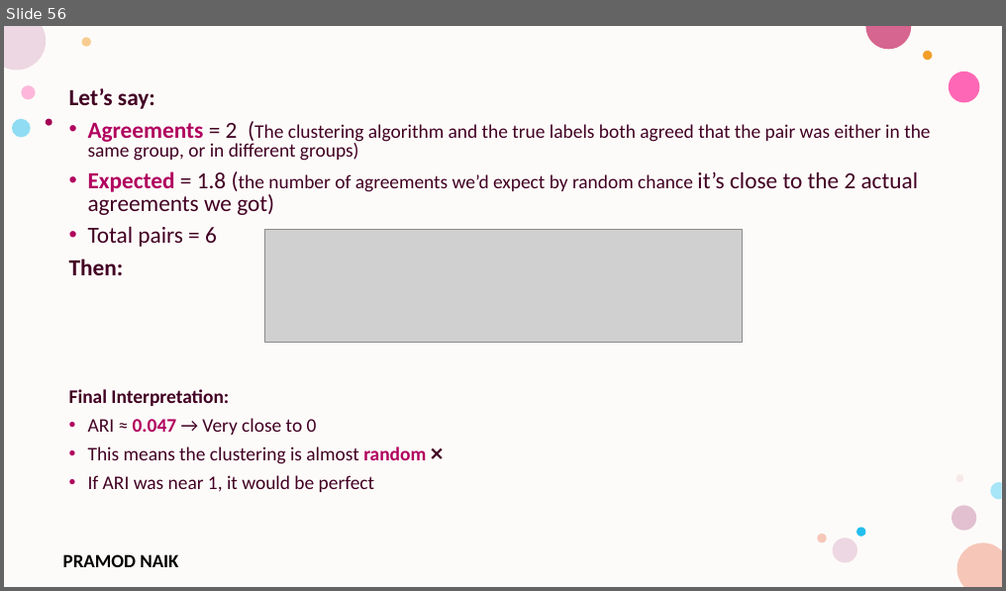
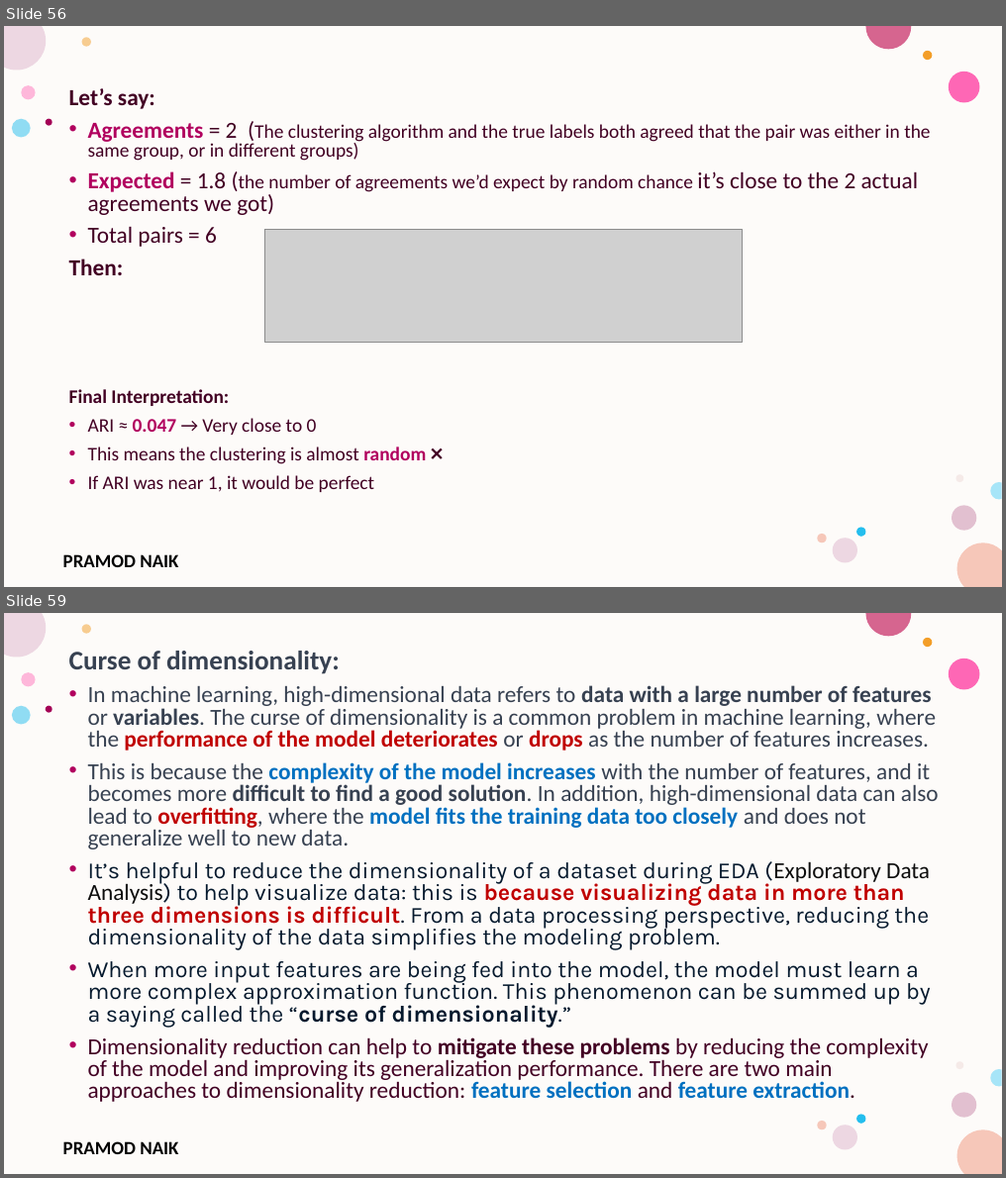
Before and after one commit to PRAMODNAIK-DEV/MCA-2nd-Sem-ML-Data-Analytics-Shridevi-College, a slide deck: Theory Class-Notes/Unit-3 Unsupervised Learning.pptx. Shown one above the other, each under a label of ours: slide 56 before the commit, slides 56 and 59 after it; the slides between them are not shown. The pictures are 1006x591 and 1006x1178 pixels, drawn with LibreOffice and Linux fonts; fonts in the diff are those of the drawing; grey boxes stand for pictures; background and template pictures are left out. Boxes give left, top, right and bottom in pixels: in the first picture for what was removed or moved away, otherwise in the second. Text is boxed around its words. In the diff, an @@ line names an element or a change of style, - is before the commit and + after.

```diff
--- a/Theory Class-Notes/Unit-3 Unsupervised Learning.pptx
+++ b/Theory Class-Notes/Unit-3 Unsupervised Learning.pptx
@@ slide 59 added at (4, 613, 1002, 1174), background #FFFFFF; not listed: 17 template elements that a slide beside it also shows @@
@@ text added at (69, 651, 939, 1102), 22.2 pt, text #374151 @@
+Curse of dimensionality:
+• In machine learning, high-dimensional data refers to data with a large number of features or variables. The curse of dimensionality is a common problem in machine learning, where the performance of the model deteriorates or drops as the number of features increases.
+• This is because the complexity of the model increases with the number of features, and it becomes more difficult to find a good solution. In addition, high-dimensional data can also lead to overfitting, where the model fits the training data too closely and does not generalize well to new data.
+• It’s helpful to reduce the dimensionality of a dataset during EDA (Exploratory Data Analysis) to help visualize data: this is because visualizing data in more than three dimensions is difficult. From a data processing perspective, reducing the dimensionality of the data simplifies the modeling problem.
+• When more input features are being fed into the model, the model must learn a more complex approximation function. This phenomenon can be summed up by a saying called the “curse of dimensionality.”
+• Dimensionality reduction can help to mitigate these problems by reducing the complexity of the model and improving its generalization performance. There are two main approaches to dimensionality reduction: feature selection and feature extraction.
```
Also in this commit, not shown: 2 slides changed, 33 other slides added, 3 slides removed, 2 other files.
